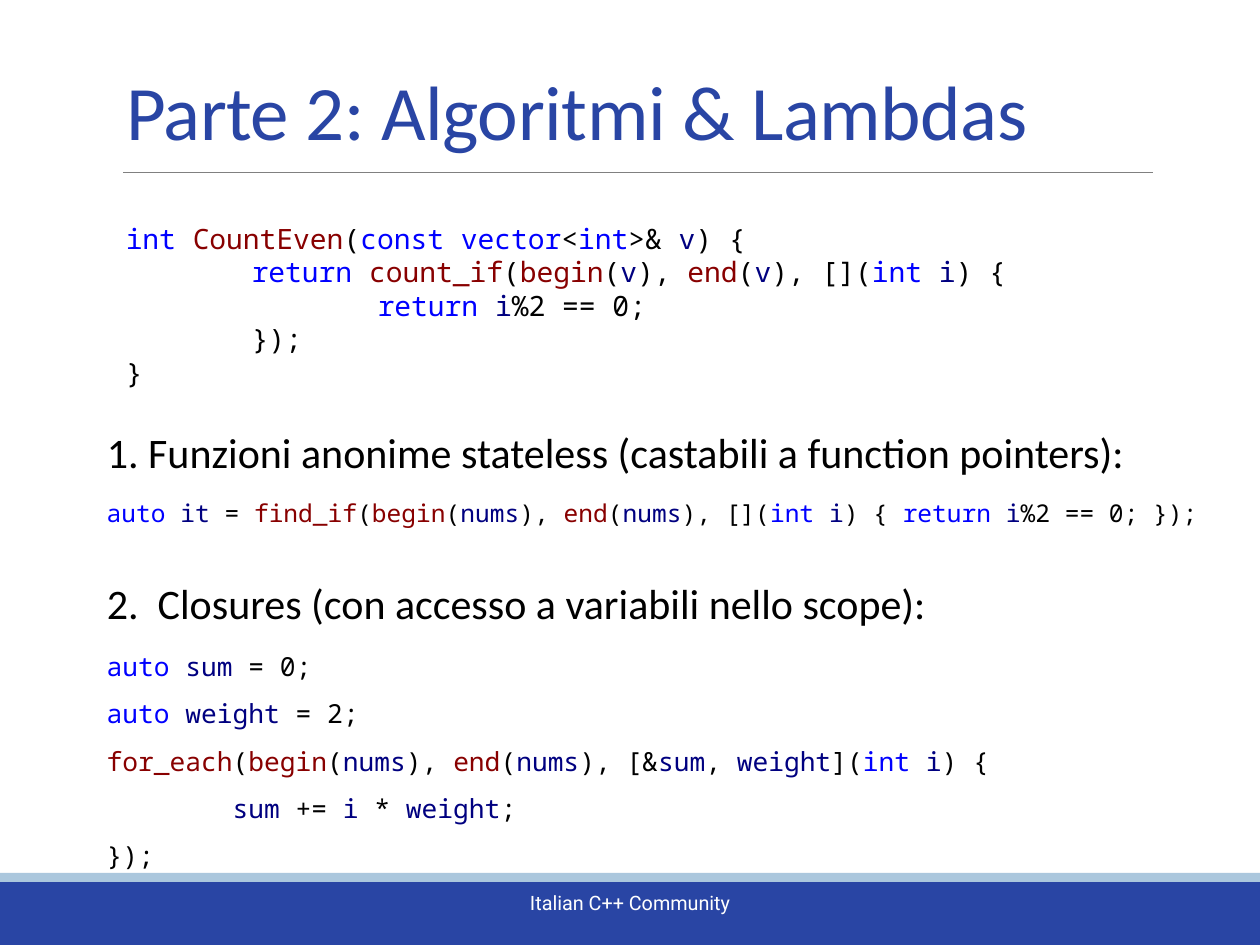
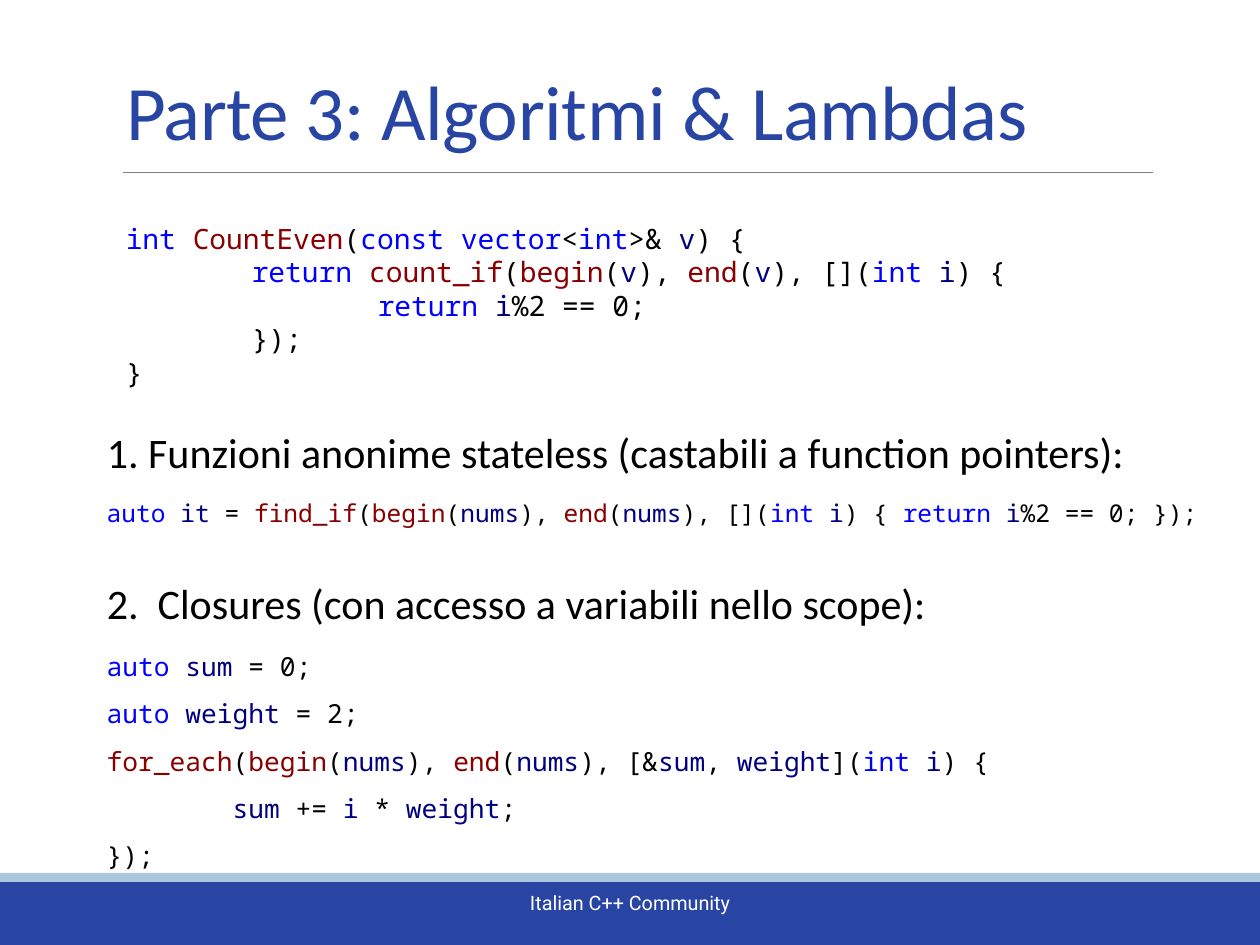
Before and after one commit to italiancpp/yahtzee-cpp, a slide deck: slide 15 of RefactoringCpp.pptx (slide 13 before the commit). Drawn at 1260x945 pixels with LibreOffice and Linux fonts; fonts in the diff are those of the drawing. Boxes give left, top, right and bottom in pixels: in the first picture for what was removed or moved away, otherwise in the second. Text is boxed around its words. In the diff, an @@ line names an element or a change of style, - is before the commit and + after.

```diff
--- a/RefactoringCpp.pptx
+++ b/RefactoringCpp.pptx
@@ title at bbox=[126, 86, 1027, 154]: text changed @@
-Parte 2: Algoritmi & Lambdas
+Parte 3: Algoritmi & Lambdas
```
Also in this commit, not shown: 1 other slide changed, 3 slides added, 1 slide removed, 1 other file.
